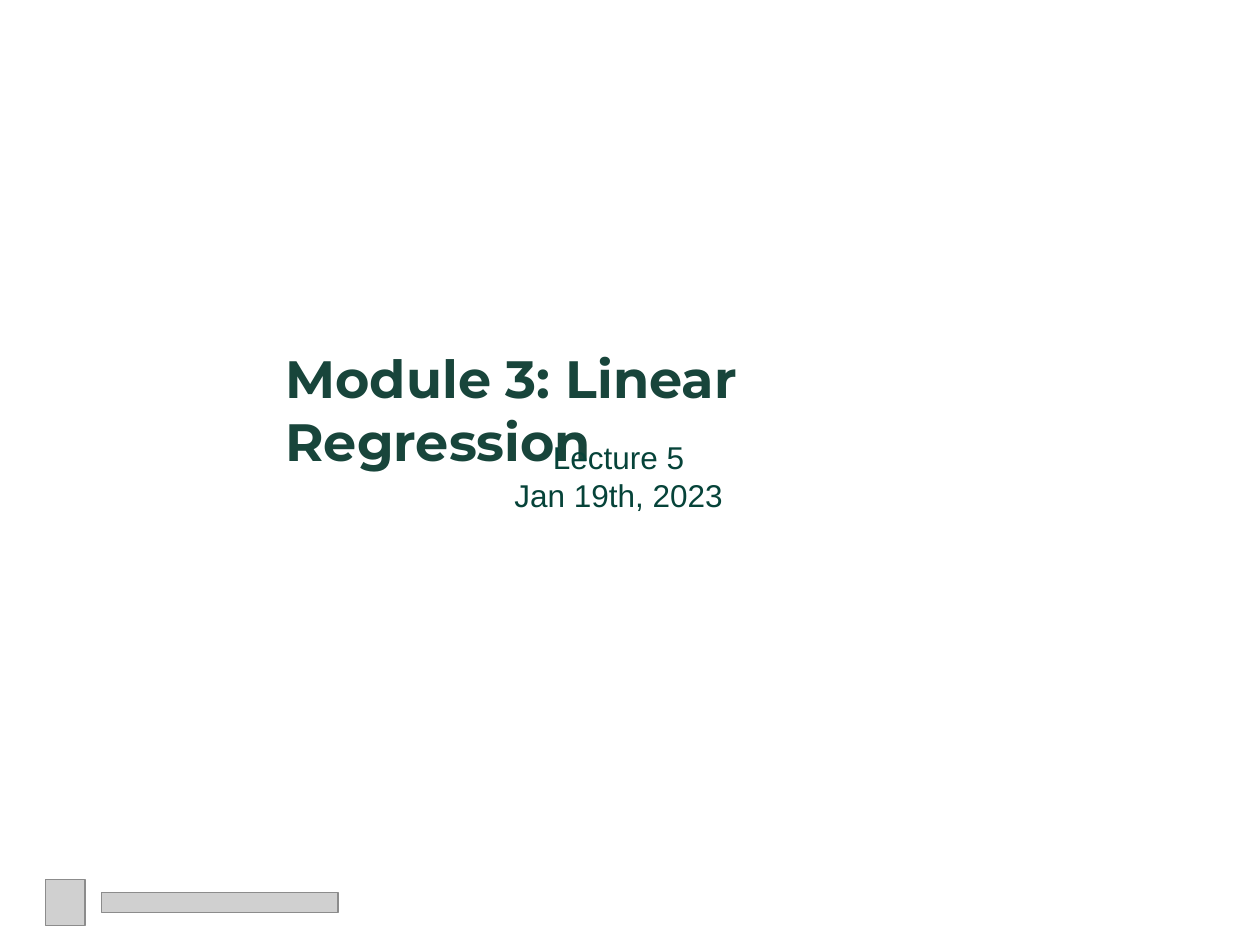
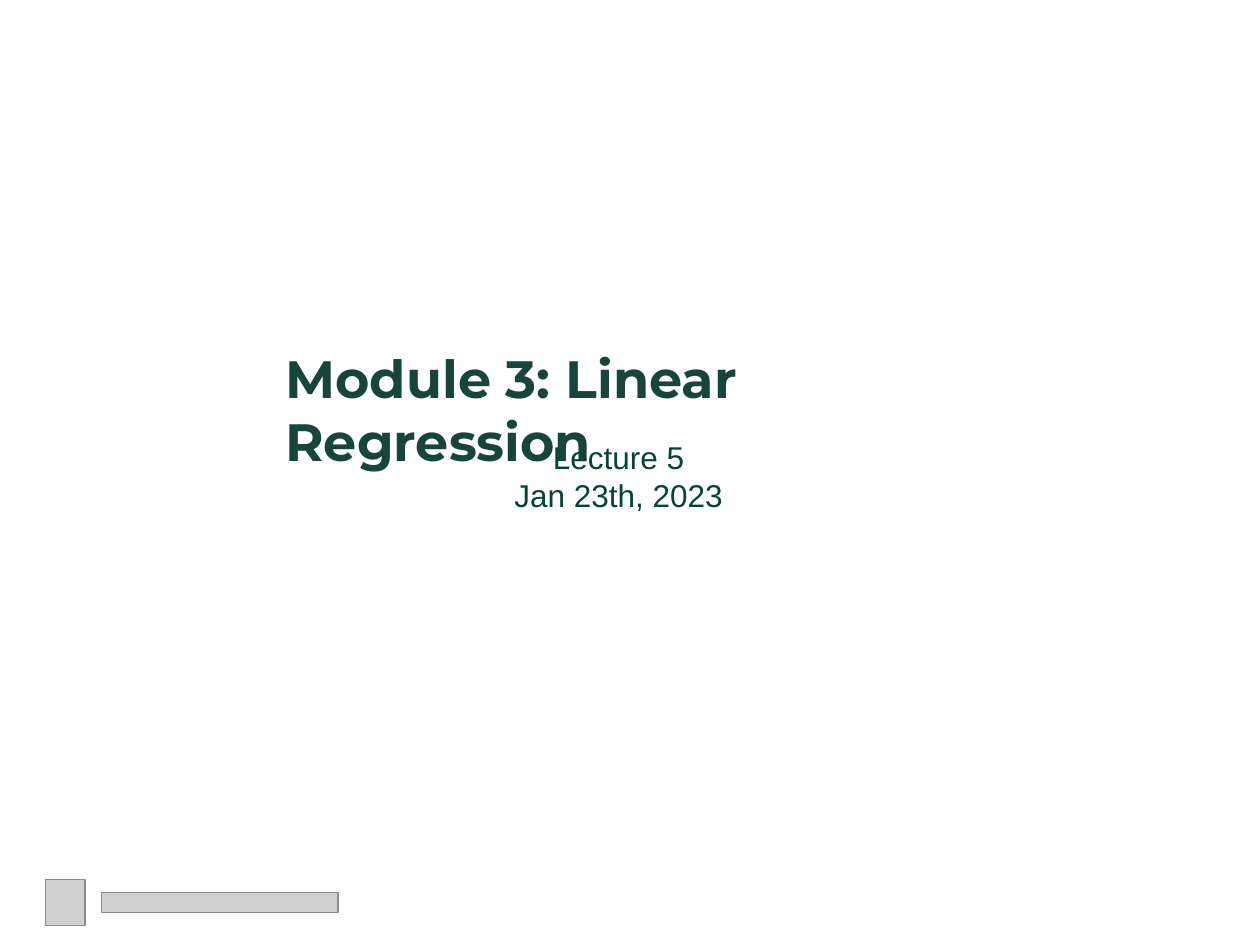
Before and after one commit to yuyingxie/CMSE381_SP2023, a slide deck: slide 1 of Lectures/Lec6/Lec6.pptx. Drawn at 1260x945 pixels with LibreOffice and Linux fonts; fonts in the diff are those of the drawing; grey boxes stand for pictures; background and template pictures are left out. Boxes give left, top, right and bottom in pixels: in the first picture for what was removed or moved away, otherwise in the second. Text is boxed around its words. In the diff, an @@ line names an element or a change of style, - is before the commit and + after.

```diff
--- a/Lectures/Lec6/Lec6.pptx
+++ b/Lectures/Lec6/Lec6.pptx
@@ text at [514, 484, 723, 511]: text changed @@
-Jan 19th, 2023
+Jan 23th, 2023
```
Also in this commit, not shown: 6 other slides changed, 3 slides added, 16 slides removed, 2 other files.
